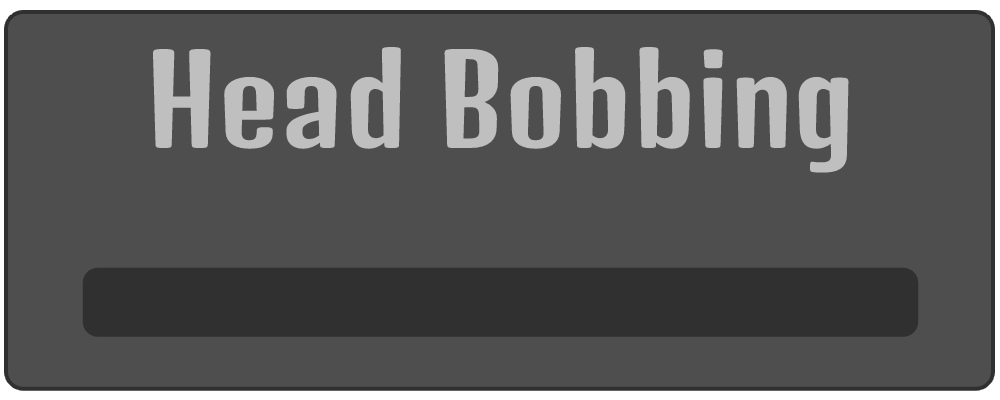
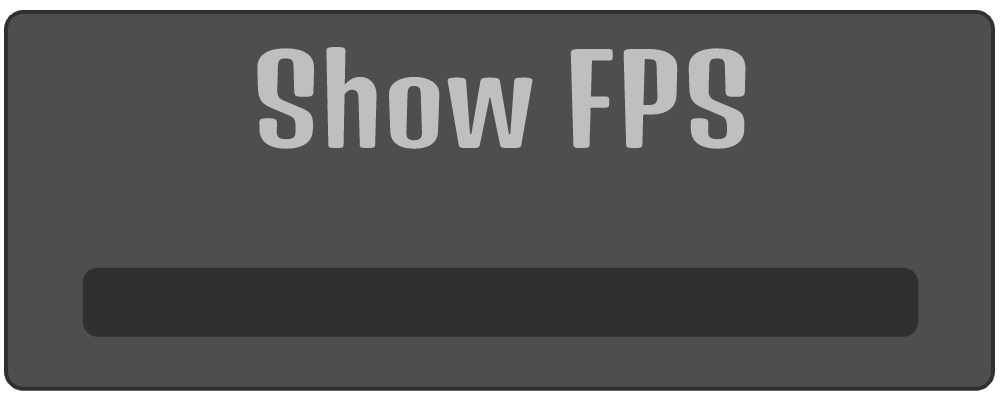
Layers edited between the first and the second w=1000, h=400 image:
added layer "Show FPS" above "Head Bobbing" over [257, 47, 746, 149]
hid "Head Bobbing" over [153, 47, 849, 173]
